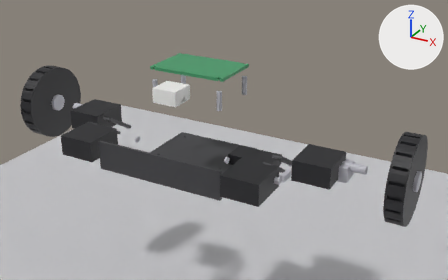
Two versions of the Blender file blender-project/renders/model_dual_wheel_legged_robot_precise.blend, one commit apart.
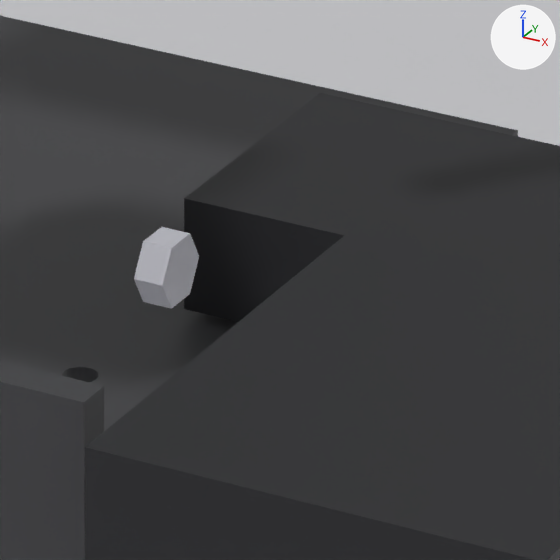
The first picture shows the older version from a 50 mm camera at (0.294, -0.488, 0.384) aimed at (0.031, -0.008, 0.145). The close-ups show the older and then the newer version on the part from 47% to 58% of the width and 49% to 66% of the height of that picture. Only the edits that show in the close-ups are written down. Every picture has the same lights, and +X, +Y and +Z are marked at upper right.

In view in the first close-up: 'DWLRP_BasePlate', 'DWLRP_Battery', 'DWLRP_Floor', 'DWLRP_R_HipKnuckle', 'DWLRP_R_HipServo_Body', 'DWLRP_RearExtension'.
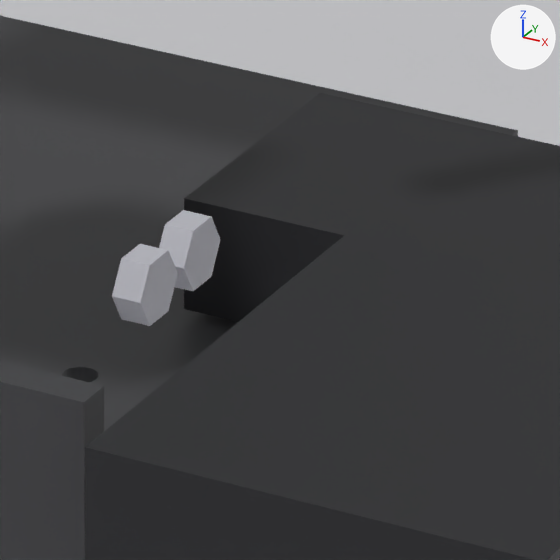
Location of each change, [x1, y1, x2, y2] in pixels of the close-ups (560 x 560 px):
```json
{"object": "DWLRP_R_HipKnuckle", "change": "moved", "before": [134, 227, 199, 309], "after": [159, 210, 221, 291]}
{"object": "DWLRP_L_HipKnuckle", "change": "moved", "after": [112, 244, 178, 326], "on screen": "not visible before"}
```

The change, as JSON lines over the scene's bpy script:
```json
{"op": "set", "path": "ob_dwlrp_r_hipknuckle.location", "old": "(0.05, -0.038, 0.02)", "new": "(0.05, -0.0345, 0.02)"}
{"op": "set", "path": "ob_dwlrp_l_hipknuckle.location", "old": "(-0.05, -0.038, 0.02)", "new": "(0.05, -0.0415, 0.02)"}
```
